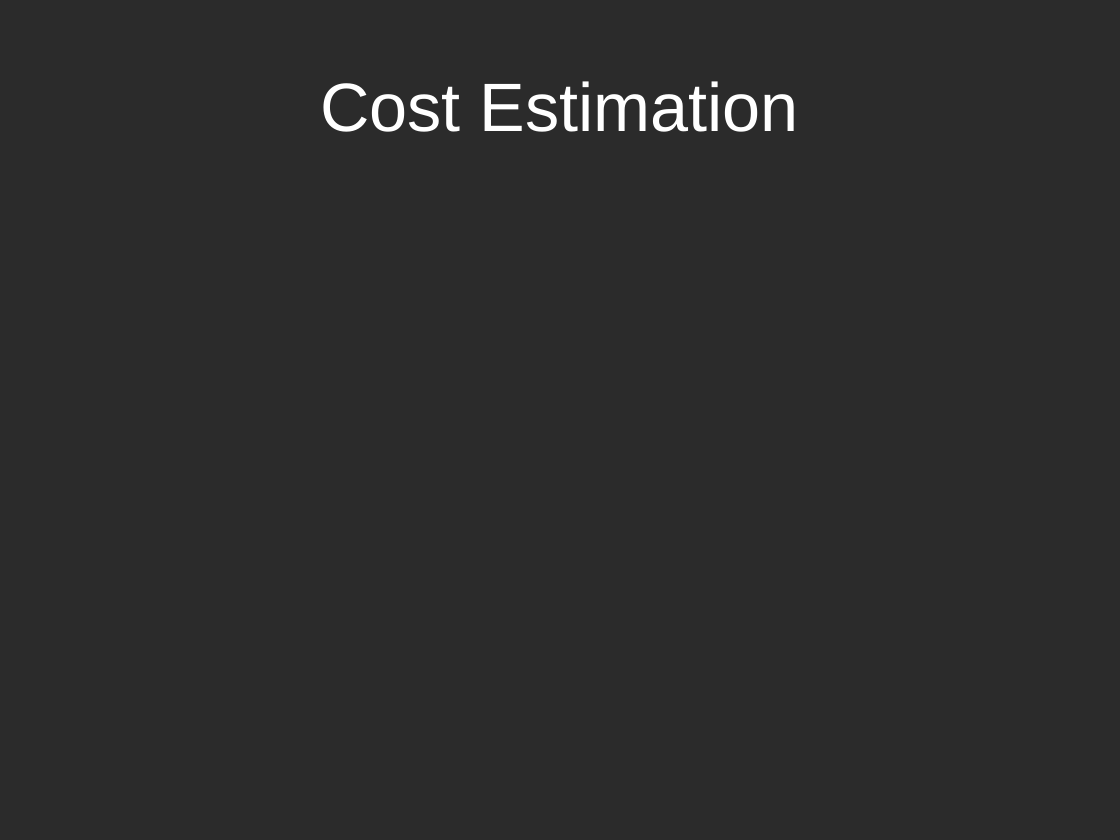
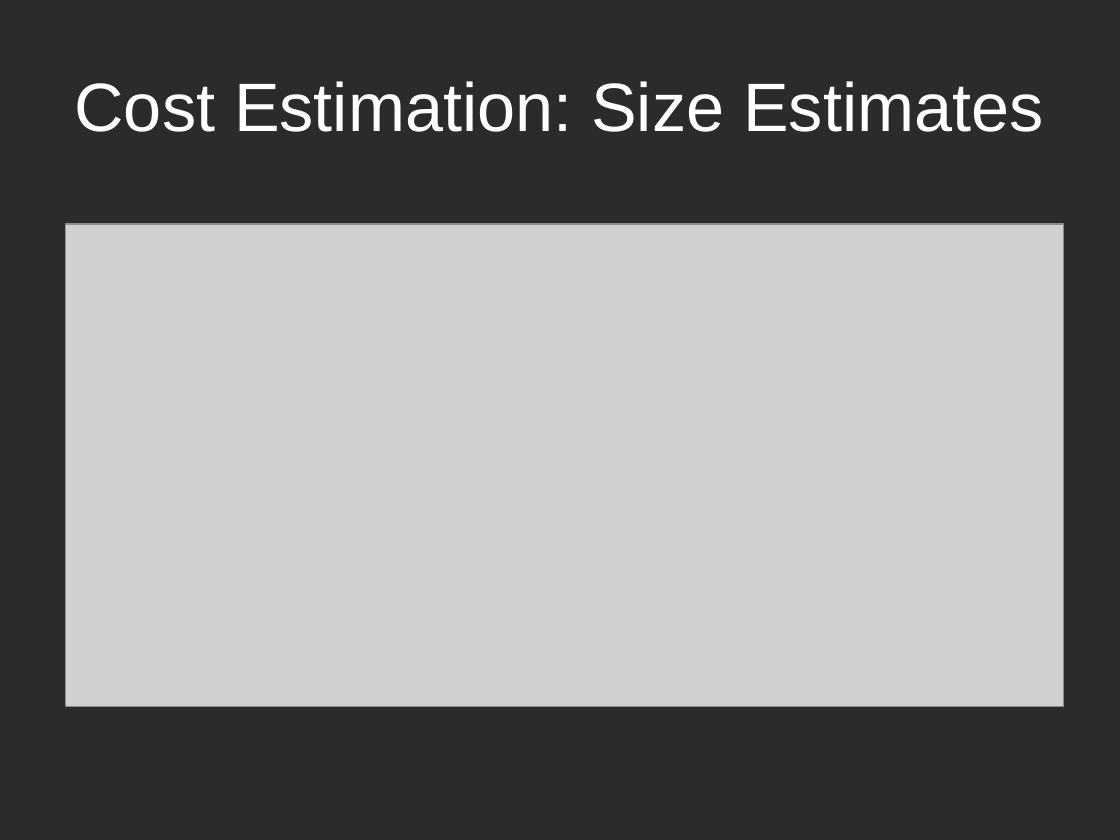
Before and after one commit to k0emt/macts, a slide deck: slide 9 of portfolio/PresentationInception.pptx (slide 10 before the commit). Drawn at 1120x840 pixels with LibreOffice and Linux fonts; fonts in the diff are those of the drawing; grey boxes stand for pictures; background and template pictures are left out; a plain dark background stands for a picture behind light text. Boxes give left, top, right and bottom in pixels: in the first picture for what was removed or moved away, otherwise in the second. Text is boxed around its words. In the diff, an @@ line names an element or a change of style, - is before the commit and + after.

```diff
--- a/portfolio/PresentationInception.pptx
+++ b/portfolio/PresentationInception.pptx
@@ title at box(75, 81, 1043, 132): text changed @@
-Cost Estimation
+Cost Estimation: Size Estimates
@@ picture added at box(65, 224, 1064, 707) @@
```
Also in this commit, not shown: 15 other slides changed, 4 slides added, 8 slides removed, 4 other files.
